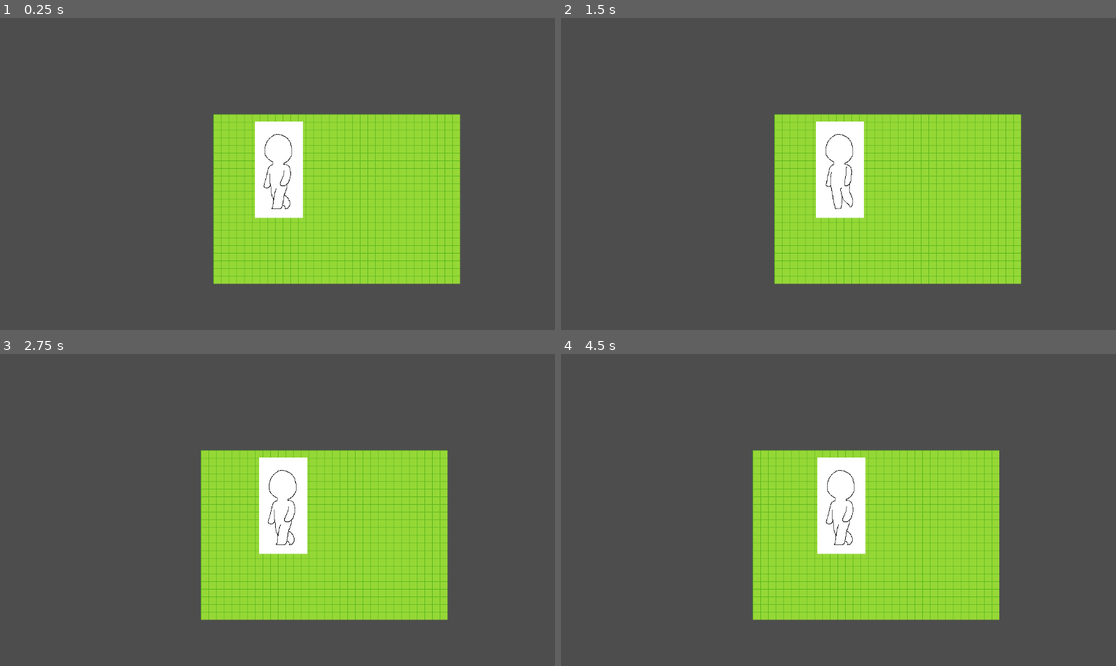
Above: before the commit, frames 1-4 (two rows, left to right).
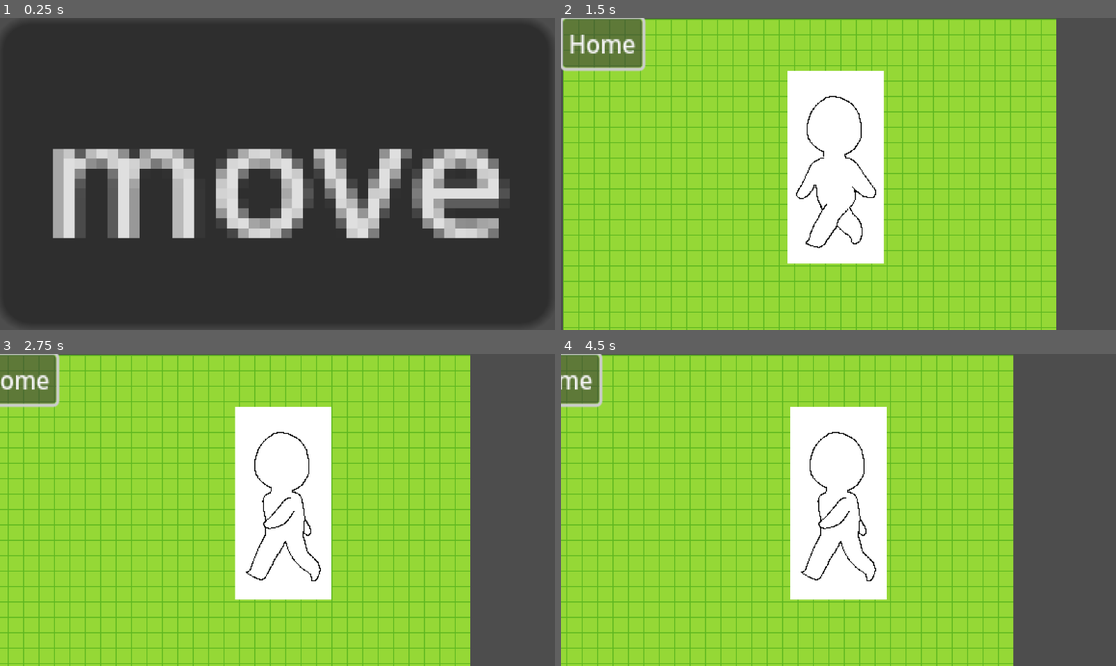
Above: after the commit, the same moments.

Repository: liljakiiski/kiiski-town
Game: Godot game, scene res://scenes/home.tscn
Same seed, same stepped clock (60 frames per second), same inputs: the game is played once before the commit and once after it. Before the commit the project starts from res://scenes/game.tscn.
Inputs (mouse positions are in pixels of both pictures, inside the frame that each line leads up to):
- Up to frame 1 (0.25 s): no input
- Up to frame 2 (1.5 s): click (838, 174) at 0.5 s, where only the run after the commit has a clickable "move"; click (605, 42) at 1.25 s, where only the run after the commit has a clickable "Home"
- Up to frame 3 (2.75 s): tap Enter (ui_accept) at 2, 2.27 s; hold Right (ui_right) from 2.03 s (still down)
- Up to frame 4 (4.5 s): tap Enter (ui_accept) at 3.02 s; release Right (ui_right) at 3.53 s; hold Left (ui_left) 3.53-4.28 s; hold Right (ui_right) from 4.28 s (still down)

The runs differ from the first frame. In frame 1, 93% of the frame differs, in the area x 0-100%, y 1-99%; in frame 2, 75%; in frame 3, 70%; in frame 4, 67%.

Commit message:
Some debug buttons added, trying to get camera to work how I like

Diff:
--- a/project.godot
+++ b/project.godot
@@ -11,7 +11,7 @@
 [application]
 
 config/name="kiiski-town"
-run/main_scene="uid://pju5kxtviy13"
+run/main_scene="uid://dvwqlup0y51dr"
 config/features=PackedStringArray("4.4", "GL Compatibility")
 config/icon="res://icon.svg"
 
--- /dev/null
+++ b/scenes/button_home.gd
@@ -0,0 +1,10 @@
+extends Button
+
+@onready var camera = $"../Camera2D"
+# Called every frame. 'delta' is the elapsed time since the previous frame.
+func _process(_delta: float) -> void:
+	#Keep our position the same as the camera's
+	#Making this node a child of Camera2D doesn't give what I want
+	position.x = camera.get_screen_center_position().x
+	position.y = camera.get_screen_center_position().y
+	print(position.x, position.y)
--- /dev/null
+++ b/scenes/game_manager.tscn
@@ -0,0 +1,17 @@
+[gd_scene load_steps=4 format=3 uid="uid://c8b8gqb1qcfba"]
+
+[ext_resource type="Script" uid="uid://cyw8ee1l166k8" path="res://game_manager.gd" id="1_udu3i"]
+[ext_resource type="PackedScene" uid="uid://pju5kxtviy13" path="res://scenes/move_around_scene.tscn" id="2_udu3i"]
+[ext_resource type="PackedScene" uid="uid://dvwqlup0y51dr" path="res://scenes/home.tscn" id="3_oo155"]
+
+[node name="GameManager" type="Node"]
+script = ExtResource("1_udu3i")
+
+[node name="Home" parent="." instance=ExtResource("3_oo155")]
+unique_name_in_owner = true
+position = Vector2(-3, 5)
+
+[node name="MoveAroundScene" parent="." instance=ExtResource("2_udu3i")]
+unique_name_in_owner = true
+visible = false
+position = Vector2(-3, 8)
--- a/scenes/game.tscn
+++ b/scenes/garden.tscn
@@ -1,11 +1,11 @@
-[gd_scene load_steps=7 format=3 uid="uid://pju5kxtviy13"]
+[gd_scene load_steps=7 format=3 uid="uid://br0g1egwcc20"]
 
-[ext_resource type="PackedScene" uid="uid://clpoto60bhtsc" path="res://scripts/player.tscn" id="1_uwrxv"]
-[ext_resource type="Texture2D" uid="uid://dp0wr2vnpkyrq" path="res://assets/sprites/world_tiles.png" id="2_lnu2h"]
-[ext_resource type="Texture2D" uid="uid://qas2auxu6c4u" path="res://assets/sprites/world_tileset.png" id="2_yqjtg"]
+[ext_resource type="Texture2D" uid="uid://qas2auxu6c4u" path="res://assets/sprites/world_tileset.png" id="1_k83q7"]
+[ext_resource type="Texture2D" uid="uid://dp0wr2vnpkyrq" path="res://assets/sprites/world_tiles.png" id="2_77qwg"]
+[ext_resource type="PackedScene" uid="uid://clpoto60bhtsc" path="res://scenes/player.tscn" id="4_wdstj"]
 
 [sub_resource type="TileSetAtlasSource" id="TileSetAtlasSource_lnu2h"]
-texture = ExtResource("2_yqjtg")
+texture = ExtResource("1_k83q7")
 0:0/0 = 0
 0:0/0/physics_layer_0/polygon_0/points = PackedVector2Array(-8, -8, 8, -8, 8, 8, -8, 8)
 1:0/0 = 0
@@ -160,7 +160,7 @@
 sources/0 = SubResource("TileSetAtlasSource_lnu2h")
 sources/1 = SubResource("TileSetAtlasSource_lbhrr")
 
-[node name="Game" type="Node2D"]
+[node name="Garden" type="Node2D"]
 
 [node name="StaticBody2D" type="StaticBody2D" parent="."]
 position = Vector2(6, -19)
@@ -170,9 +170,11 @@
 format = 2
 layer_0/tile_data = PackedInt32Array(0, 1, 0, 1, 1, 0, 2, 1, 0, 3, 1, 0, 65536, 1, 0, 65537, 1, 0, 65538, 1, 0, 131072, …(9795 unchanged characters)…
 
-[node name="player" parent="." instance=ExtResource("1_uwrxv")]
-position = Vector2(136, 127)
+[node name="player" parent="." instance=ExtResource("4_wdstj")]
+position = Vector2(283, 166)
 
 [node name="Camera2D" type="Camera2D" parent="player"]
-position = Vector2(-3, -3)
+position = Vector2(3, -5)
+scale = Vector2(0.76, 1)
+zoom = Vector2(2, 2)
 position_smoothing_enabled = true
--- /dev/null
+++ b/scenes/home.tscn
@@ -0,0 +1,17 @@
+[gd_scene load_steps=2 format=3 uid="uid://dvwqlup0y51dr"]
+
+[ext_resource type="Script" uid="uid://cdluqm6ysasye" path="res://scripts/home.gd" id="1_krot7"]
+
+[node name="Home" type="Node2D"]
+script = ExtResource("1_krot7")
+
+[node name="MoveSceneButton" type="Button" parent="."]
+offset_right = 8.0
+offset_bottom = 8.0
+scale = Vector2(22.5687, 20.598)
+text = "move"
+
+[node name="Camera2D" type="Camera2D" parent="."]
+position = Vector2(579, 320)
+
+[connection signal="button_down" from="MoveSceneButton" to="." method="_on_move_scene_button_button_down"]
--- /dev/null
+++ b/scenes/move_around_scene.tscn
@@ -0,0 +1,18 @@
+[gd_scene load_steps=2 format=3 uid="uid://pju5kxtviy13"]
+
+[ext_resource type="PackedScene" uid="uid://br0g1egwcc20" path="res://scenes/garden.tscn" id="1_ouy8j"]
+
+[node name="MoveAroundScene" type="Node2D"]
+
+[node name="Garden" parent="." instance=ExtResource("1_ouy8j")]
+
+[node name="Button" type="Button" parent="."]
+offset_right = 8.0
+offset_bottom = 8.0
+scale = Vector2(1.50169, 1.63432)
+text = "Home"
+
+[node name="Camera2D" type="Camera2D" parent="."]
+position = Vector2(285, 161)
+scale = Vector2(-0.263112, -0.000517859)
+zoom = Vector2(2, 2)
--- a/scripts/player.tscn
+++ b/scenes/player.tscn
@@ -1,7 +1,7 @@
 [gd_scene load_steps=16 format=3 uid="uid://clpoto60bhtsc"]
 
 [ext_resource type="Texture2D" uid="uid://bafcn2di264ue" path="res://assets/sprites/examples/knight.png" id="1_3vyb7"]
-[ext_resource type="Script" uid="uid://cg86gx08wq577" path="res://scenes/player.gd" id="1_qm0ti"]
+[ext_resource type="Script" uid="uid://cg86gx08wq577" path="res://scripts/player.gd" id="1_qm0ti"]
 [ext_resource type="Texture2D" uid="uid://cbxo5mywuf1pa" path="res://assets/sprites/player_animation.png" id="3_fhbv5"]
 
 [sub_resource type="AtlasTexture" id="AtlasTexture_g2els"]
--- /dev/null
+++ b/scripts/home.gd
@@ -0,0 +1,17 @@
+extends Node2D
+
+const MOVEAROUNDSCENEFILE: String = "res://scenes/move_around_scene.tscn"
+
+#When the button is pressed, change scene
+func _on_move_scene_button_button_down() -> void:
+	#Because we don't have to do anything, this is simple
+	get_tree().change_scene_to_file(MOVEAROUNDSCENEFILE)
+
+	#However, if there is important data to transfer, we can transfer that around
+	#using the following code
+	#Get the node of the scene
+	#var move_around_scene: Node = preload(MOVEAROUNDSCENEFILE).instantiate()
+	#move_around_scene.send_data(...) #The stuff to send
+	#var next_scene: PackedScene = PackedScene.new()
+	#next_scene.pack(move_around_scene)
+	#get_tree().change_scene_to_packed(next_scene)
--- /dev/null
+++ b/scripts/move_scene_button.gd
@@ -0,0 +1,11 @@
+extends Button
+
+
+# Called when the node enters the scene tree for the first time.
+func _ready() -> void:
+	pass # Replace with function body.
+
+
+# Called every frame. 'delta' is the elapsed time since the previous frame.
+func _process(delta: float) -> void:
+	pass
Not shown, added: scenes/button_home.gd.uid
Not shown: 1 places in scenes/garden.tscn that only renumber resources
Not shown, added: scripts/home.gd.uid
Not shown, added: scripts/move_scene_button.gd.uid
Renamed: scenes/player.gd -> scripts/player.gd
Renamed: scenes/player.gd.uid -> scripts/player.gd.uid
